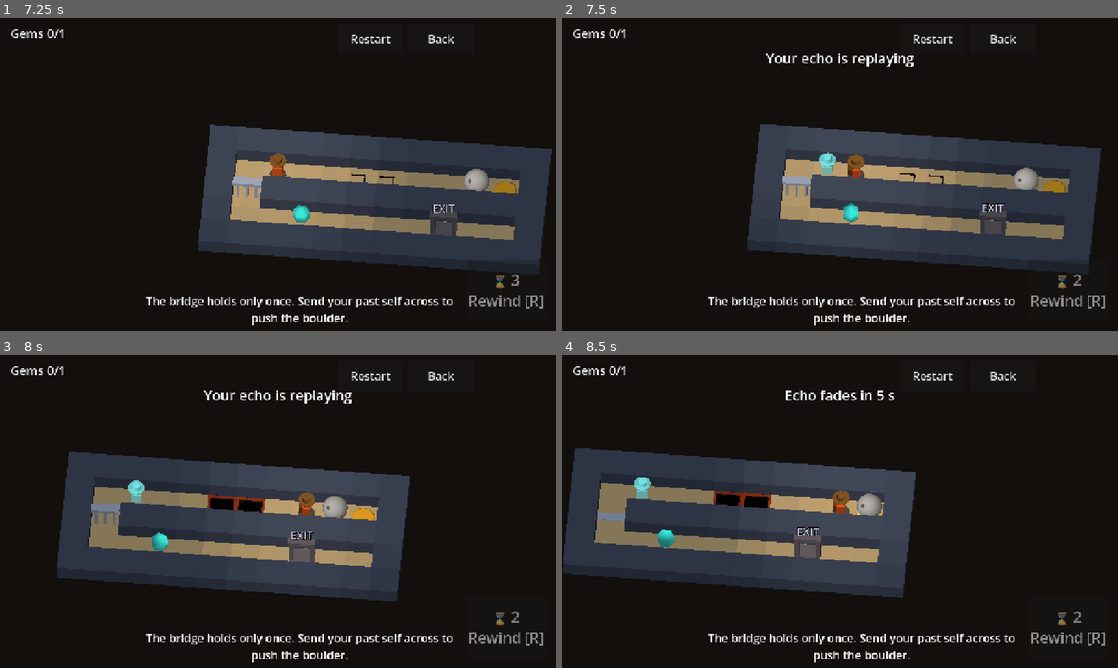
Above: before the commit, frames 1-4 (two rows, left to right).
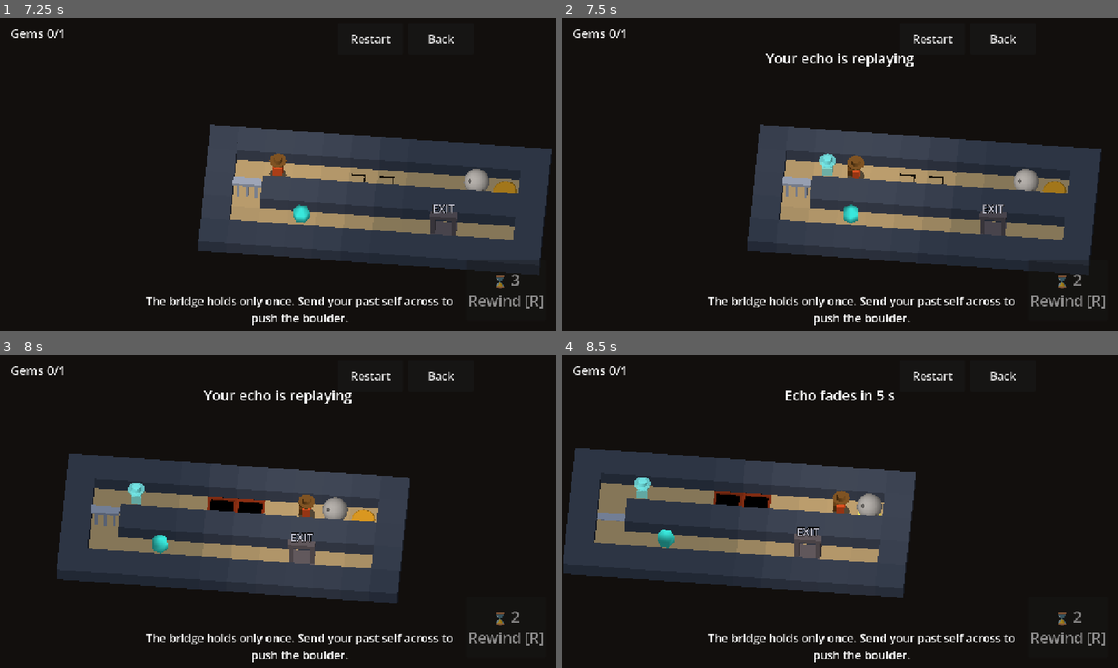
Above: after the commit, the same moments.

Repository: jamik111/relicbound
Game: Godot game, scene res://scenes/boot.tscn
Two runs of this game, one before a commit and one after it. Both use one fixed random seed, a clock stepped at 60 frames per second and the inputs below.
Inputs (mouse positions are in pixels of both pictures, inside the frame that each line leads up to):
- Up to frame 1 (7.25 s): click "1: Hold the gate" at 0.5 s; click "Restart" at 1.25 s; click "Restart" at 2 s; click "Restart" at 2.75 s; click "⌛ 3 Rewind [R]" at 3.5 s; click "⌛ 2 Rewind [R]" at 4.25 s; click "⌛ 1 Rewind [R]" at 5 s; click "Back" at 5.75 s; click "2: One-way bridge" at 6.5 s
- Up to frame 2 (7.5 s): tap Enter at 7.25 s; move the mouse to (962, 158) at 7.27 s; hold D (move_right) from 7.28 s (still down); hold R (rewind) from 7.28 s (still down); click (962, 158) at 7.42 s
- Up to frame 3 (8 s): keep holding D (move_right); keep holding R (rewind)
- Up to frame 4 (8.5 s): release D (move_right) at 8 s; release R (rewind) at 8 s; drag from (728, 527) to (812, 574) at 8.02 s

Frame 1 is identical in both runs. In frame 2, 1.3% of the frame differs, in the area x 33-97%, y 33-83%; in frame 3, 2.2%, in the area x 10-74%, y 30-80%; in frame 4, 0.1%.

Commit message:
Movement feel: delayed auto-repeat and a hop
A tap is always exactly one instant step. Holding waits 0.1 s after the first
step, then walks 10 tiles/s, as in Tetris or Baba Is You, so a short press never
overshoots into a dart. Releasing a newer key hands over to a still-held one at
once. Each step (player and echoes) is drawn as a short hop with an arc, a
stretch and a landing squash. View and input timing only: sim and replays are
unchanged.

Co-Authored-By: Claude Opus 5.5 <noreply@anthropic.com>

Diff:
--- a/game/autoload/game.gd
+++ b/game/autoload/game.gd
@@ -14,6 +14,9 @@
 ## This is an input cadence, not a sim rule, so replays (which record per-tick intents) don't change.
 ## Ticks between steps while a direction is held: 1 is one tile per tick (10 a second). Playtest 7 found 2 sluggish.
 const MOVE_INTERVAL_TICKS: int = 1
+## Delayed auto-repeat, as in Tetris or Baba Is You: a tap is exactly one step, at once. Holding waits this many ticks
+## after the first step before it repeats, so a short press never overshoots into a dart, and long walks stay fast.
+const HOLD_DELAY_TICKS: int = 1
 ## How far the gamepad's left stick must be pushed before it counts as a direction.
 const STICK_DEAD_ZONE: float = 0.5
 
@@ -34,6 +37,9 @@
 var alpha: float = 0.0
 var rewinds_left: int = REWIND_CHARGES
 var move_interval_ticks: int = MOVE_INTERVAL_TICKS
+var hold_delay_ticks: int = HOLD_DELAY_TICKS
+## Ticks left before a held direction starts repeating.
+var _repeat_wait: int = 0
 
 var _accumulator: float = 0.0
 ## Directions currently held, most recent first. Holding a direction repeats at the walking cadence.
@@ -205,7 +211,10 @@
 
 
 func release(intent: SimStep.Intent) -> void:
+	var was_front: bool = not _held.is_empty() and _held[0] == intent
 	_held.erase(intent)
+	if was_front:
+		_repeat_wait = 0  # a direction still held takes over at once: you're already holding it
 
 
 func release_all() -> void:
@@ -282,7 +291,12 @@
 		_move_cooldown -= 1
 		return SimStep.Intent.NONE
 	var want: SimStep.Intent = _pending
-	if want == SimStep.Intent.NONE and not _held.is_empty():
+	if want != SimStep.Intent.NONE:
+		_repeat_wait = hold_delay_ticks
+	elif not _held.is_empty():
+		if _repeat_wait > 0:
+			_repeat_wait -= 1
+			return SimStep.Intent.NONE
 		want = _held[0]
 	_pending = SimStep.Intent.NONE
 	if want == SimStep.Intent.NONE:
--- a/game/tests/sim/test_echo.gd
+++ b/game/tests/sim/test_echo.gd
@@ -186,6 +186,7 @@
 	file.store_string(JSON.stringify(LevelCodec.from_combined(["######", "#@...#", "######"], {"gems_required": 0})))
 	file.close()
 	Game.move_interval_ticks = 1
+	Game.hold_delay_ticks = 0
 	assert_true(Game.load_level(path))
 	Game.stop()
 	Game.press(SimStep.Intent.RIGHT)
@@ -197,4 +198,5 @@
 	assert_eq(Game.state.echoes.size(), 1)
 	assert_eq(Replay.encode_inputs(Game.state.echoes[0].inputs), "RR")
 	Game.move_interval_ticks = Game.MOVE_INTERVAL_TICKS
+	Game.hold_delay_ticks = Game.HOLD_DELAY_TICKS
 	DirAccess.remove_absolute(ProjectSettings.globalize_path(path))
--- a/game/tests/view/test_game_clock.gd
+++ b/game/tests/view/test_game_clock.gd
@@ -7,12 +7,14 @@
 
 func before_each() -> void:
 	Game.move_interval_ticks = 1  # most tests here look at buffering, one move per tick
+	Game.hold_delay_ticks = 0
 	assert_true(Game.load_level(LEVEL))
 	Game.stop()
 
 
 func after_each() -> void:
 	Game.move_interval_ticks = Game.MOVE_INTERVAL_TICKS
+	Game.hold_delay_ticks = Game.HOLD_DELAY_TICKS
 	Game.release_all()
 	Game.stop()
 
@@ -52,6 +54,43 @@
 
 
 ## The cadence is one tile per tick now (playtest 7: "still lagging"), but the cooldown still works if it's raised.
+# --- Delayed auto-repeat: a tap is one step, holding waits a moment, then walks ---
+
+func test_holding_waits_once_then_repeats_every_tick() -> void:
+	Game.hold_delay_ticks = Game.HOLD_DELAY_TICKS
+	Game.press(SimStep.Intent.RIGHT)
+	Game._advance()
+	assert_eq(Game.state.player, Vector2i(2, 1), "the first step is immediate")
+	for i: int in Game.HOLD_DELAY_TICKS:
+		Game._advance()
+	assert_eq(Game.state.player, Vector2i(2, 1), "a short hold doesn't overshoot")
+	Game._advance()
+	assert_eq(Game.state.player, Vector2i(3, 1), "then it repeats")
+	Game._advance()
+	assert_eq(Game.state.player, Vector2i(4, 1), "every tick")
+
+
+func test_quick_taps_dont_wait_for_the_repeat_delay() -> void:
+	Game.hold_delay_ticks = Game.HOLD_DELAY_TICKS
+	for i: int in 3:
+		Game.press(SimStep.Intent.RIGHT)
+		Game.release(SimStep.Intent.RIGHT)
+		Game._advance()
+	assert_eq(Game.state.player, Vector2i(4, 1), "one tile per tap, at tap speed")
+
+
+func test_releasing_the_newer_key_hands_over_at_once() -> void:
+	Game.hold_delay_ticks = Game.HOLD_DELAY_TICKS
+	Game.press(SimStep.Intent.RIGHT)
+	Game._advance()
+	Game.press(SimStep.Intent.LEFT)
+	Game._advance()
+	assert_eq(Game.state.player, Vector2i(1, 1))
+	Game.release(SimStep.Intent.LEFT)
+	Game._advance()
+	assert_eq(Game.state.player, Vector2i(2, 1), "RIGHT is still held, so it walks without the delay")
+
+
 func test_walking_cadence_limits_held_direction() -> void:
 	Game.move_interval_ticks = 2
 	Game.press(SimStep.Intent.RIGHT)
@@ -80,6 +119,7 @@
 
 func _start_clock() -> void:
 	Game.move_interval_ticks = Game.MOVE_INTERVAL_TICKS
+	Game.hold_delay_ticks = Game.HOLD_DELAY_TICKS
 	Game.running = true
 
 
@@ -120,7 +160,7 @@
 	Game.press(SimStep.Intent.RIGHT)
 	for i: int in 5:
 		Game._process(0.1)
-	assert_between(Game.state.player.x - 1, 5, 6, "one tile per tick, no faster")
+	assert_between(Game.state.player.x - 1, 4, 5, "one tile per tick after the hold delay, no faster")
 
 
 func test_no_early_tick_while_dead() -> void:
--- a/game/view/level_view.gd
+++ b/game/view/level_view.gd
@@ -49,6 +49,12 @@
 const KEY_SHAPES: Array[String] = ["♦", "●", "▲", "■"]
 const PLAYER_DEAD_TINT: Color = Color(1.0, 0.25, 0.2)
 const GEM_SPIN_SPEED: float = 2.5
+## The step is a hop (Crossy Road-like feel): a small arc, a stretch in the air and a squash on landing. View only.
+const HOP_HEIGHT: float = 0.18
+const HOP_STRETCH: float = 0.14
+const HOP_SQUASH: float = 0.2
+## How long the landing squash lasts, in ticks after touching down.
+const LAND_TICKS: float = 0.8
 const GEM_BOB_HEIGHT: float = 0.06
 const PLATE_ACTIVE_COLOR: Color = Color(1.0, 0.95, 0.4)
 const ECHO_COLOR: Color = Color(0.5, 1.0, 1.0, 0.8)
@@ -274,7 +280,7 @@
 	_prev_cells = _cur_cells
 	_cur_cells = _object_cells(cur)
 	if prev.player != cur.player:
-		_player_from = _player.position
+		_player_from = Vector3(_player.position.x, 0.0, _player.position.z)
 		_player_move_tick = cur.tick
 	var terrain_changed: bool = false
 	for e: Variant in events:
@@ -316,11 +322,10 @@
 			var t: float = Time.get_ticks_msec() / 1000.0
 			node.rotation.y = t * GEM_SPIN_SPEED
 			node.position.y += sin(t * 3.0 + id) * GEM_BOB_HEIGHT
-	var progress: float = clampf((_cur.tick - _player_move_tick + alpha) / player_move_ticks, 0.0, 1.0)
-	# Ease out: most of the step shows at once, so the character reacts the moment you press (playtest 6).
-	_player.position = _player_from.lerp(cell_to_world(_cur.player), 1.0 - (1.0 - progress) * (1.0 - progress))
+	_hop(_player, _player_from, cell_to_world(_cur.player), (_cur.tick - _player_move_tick + alpha) / player_move_ticks)
 	_player.rotation.y = atan2(float(_cur.facing.x), float(_cur.facing.y))
-	_player.scale = Vector3(1.2, 0.25, 1.2) if not _cur.alive else Vector3.ONE
+	if not _cur.alive:
+		_player.scale = Vector3(1.2, 0.25, 1.2)
 	for e: SimEnemy in _cur.enemies:
 		var enemy_view: Dictionary = _enemy_views[e.id]
 		var ticks: float = float(RuleEnemies.BAT_MOVE_TICKS if e.kind == SimEnemy.Kind.BAT else RuleEnemies.VIPER_MOVE_TICKS)
@@ -331,9 +336,22 @@
 	for e: SimEcho in _cur.echoes:
 		var view: Dictionary = _echo_views[e.id]
 		var node: Node3D = view["node"]
-		var step: float = clampf((_cur.tick - int(view["tick"]) + alpha) / player_move_ticks, 0.0, 1.0)
-		node.position = (view["from"] as Vector3).lerp(cell_to_world(e.cell), step)
+		_hop(node, view["from"] as Vector3, cell_to_world(e.cell), (_cur.tick - int(view["tick"]) + alpha) / player_move_ticks)
 		node.rotation.y = atan2(float(e.facing.x), float(e.facing.y))
+
+
+## Places a walker `p` of the way through a step (0..1, more while landing). Ease out across, so most of the step shows
+## at once and the character reacts the moment you press (playtest 6).
+static func _hop(node: Node3D, from: Vector3, to: Vector3, p: float) -> void:
+	var t: float = clampf(p, 0.0, 1.0)
+	node.position = from.lerp(to, 1.0 - (1.0 - t) * (1.0 - t))
+	if from.is_equal_approx(to):
+		node.scale = Vector3.ONE
+		return
+	node.position.y += HOP_HEIGHT * 4.0 * t * (1.0 - t)
+	var land: float = clampf((p - 1.0) / LAND_TICKS, 0.0, 1.0)
+	var k: float = HOP_STRETCH * sin(PI * t) - (HOP_SQUASH * sin(PI * land) if p > 1.0 else 0.0)
+	node.scale = Vector3(1.0 - k * 0.5, 1.0 + k, 1.0 - k * 0.5)
 
 
 static func cell_to_world(c: Vector2i) -> Vector3:
@@ -536,7 +554,8 @@
 			_enemy_views[e.id] = {"node": node, "from": node.position, "to": e.cell, "tick": _cur.tick - 100}
 		var view: Dictionary = _enemy_views[e.id]
 		if view["to"] != e.cell:
-			view["from"] = (view["node"] as Node3D).position
+			var at: Vector3 = (view["node"] as Node3D).position
+			view["from"] = Vector3(at.x, 0.0, at.z)
 			view["to"] = e.cell
 			view["tick"] = _cur.tick
 	for id: int in _enemy_views.keys():
Not shown, changed: docs/05_GDD_MECHANICS.md
